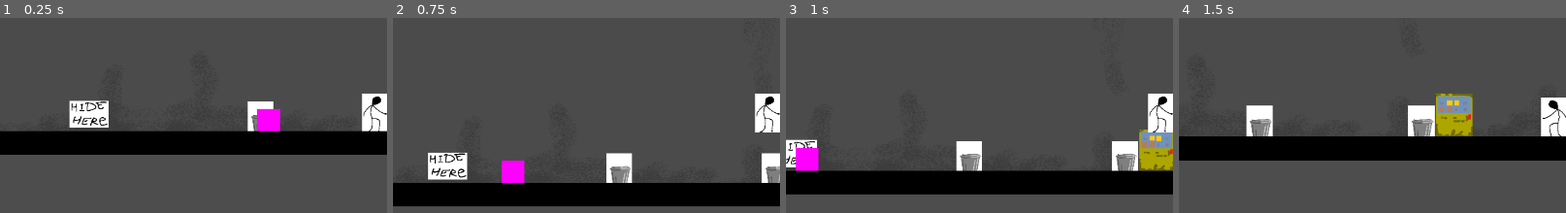
Above: before the commit, frames 1-4 (left to right).
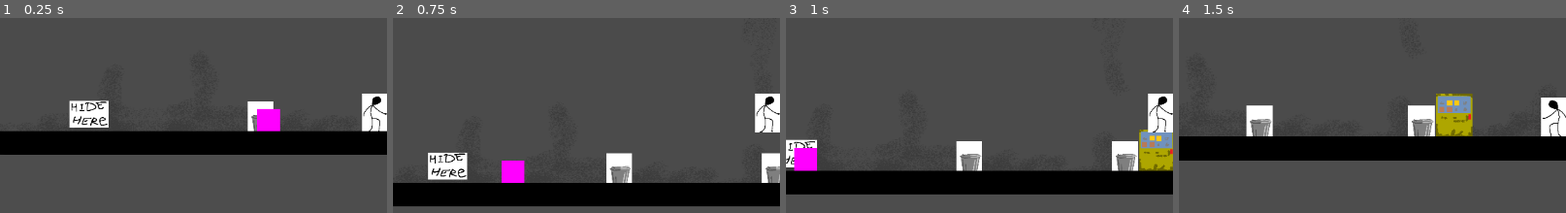
Above: after the commit, the same moments.

Repository: vladraculaIII/Horror
Game: Godot game, scene res://scenes/main_game.tscn
Same seed, same stepped clock (60 frames per second), same inputs: the game is played once before the commit and once after it. The engine's default icon, where the game draws it, is replaced by a stand-in: a white triangle on a blue panel in a dark square.
Inputs (mouse positions are % of the whole screen's width and height, from its top left):
- Up to frame 1 (0.25 s): no input
- Up to frame 2 (0.75 s): tap Enter (ui_accept) at 0.5 s; move the mouse to (72, 40) at 0.52 s; hold D (right) from 0.53 s (still down); tap E (interact) at 0.6 s
- Up to frame 3 (1 s): keep holding D (right); tap Enter (ui_accept) at 0.77 s
- Up to frame 4 (1.5 s): keep holding D (right); move the mouse to (30, 51) at 1.27 s; tap Shift (sprint) at 1.35 s
The pictures show only the part of the screen within x 2-52%, y 50-100%; the shares and areas given below are measured in that part.

Frames 1-2 are identical in both runs. In frame 3, 0.1% of the frame differs, in the area x 2-9%, y 66-79%; in frame 4, nothing differs.

Commit message:
Monster search random obj + better movement +  some other fixes

Diff:
--- a/scripts/MonsterMovement.gd
+++ b/scripts/MonsterMovement.gd
@@ -1,66 +1,49 @@
 extends RigidBody2D
 
 @export var speed = 200
-@export var maxSpeed = 500
 @onready var player = $"../Player"
 @onready var hidingTimer = $Timer
+@onready var targetsToCamp = get_tree().get_nodes_in_group("hideable_object")
 
 
 var states = ['Bushcamp', 'Follow', 'Search']
-var currentState = 0
+var currentState = 2
+
 var looksForSpot = true
+var searchSpotArrayIndex = 0
 
 func _process(delta):
 	if (currentState == 0):
 		Bushcamp(delta)
-	if (currentState == 1):
+	elif (currentState == 1):
 		Follow(delta)
-	if (currentState == 2):
+	elif (currentState == 2):
 		Search(delta)
 
 func Bushcamp(delta: float):
-
-	#This complicated mess finds the closest hideable object on the X axis
 	if looksForSpot:
-		var targetsToCamp = get_tree().get_nodes_in_group("hideable_object")
 		var distanceArray = []
 		var targetPosition
 		var targetToHideIn
 
+		#finds the closest object on x-axis
 		for obj in targetsToCamp:
-			if distanceArray.size() > 0:
-				var previousTargetPos = targetPosition
-				targetPosition = obj.position - position
-				if abs(targetPosition.x) < abs(previousTargetPos.x):
-					targetToHideIn = targetPosition
-				else:
-					targetToHideIn = previousTargetPos
-			else:
-				targetPosition = obj.position - position
-			distanceArray.insert(distanceArray.size(), targetPosition)
-
-		#And this copy of Oskar's code moves the monster towards it
-		#However, if the target has a different Y, it moves slower (depending on how big Y difference is)
-		#Because I blatanty stole it, his code has the same issue (or a feature)
-		var movementVector = targetToHideIn.normalized()
-		linear_velocity = Vector2(clamp(movementVector.x * speed, -maxSpeed, maxSpeed), linear_velocity.y)
-	else:
-		#Something was moving the monster while nothing was impacting its position
-		#So I set the x Force in the Constant Forces field from 3 to 0
-		#It fixed it but idk what I did
-		pass
+			distanceArray.append(abs(obj.position.x - position.x))
+			targetToHideIn = targetsToCamp[distanceArray.find(distanceArray.min())].position
+		moveTowardsPoint(targetToHideIn, 5) #I set the precision to 5 as it made the monster stop reliably in a hiding spot.
 
 func Follow(delta: float):
-	var monsterPosition = position
-	var playerPosition =  player.position
-	var movementDirection = playerPosition - monsterPosition
-	var movementVector = movementDirection.normalized()
-	linear_velocity = Vector2(clamp(movementVector.x * speed, -maxSpeed, maxSpeed), linear_velocity.y)
+	moveTowardsPoint(player.position, 0)
 
 func Search(delta: float):
-	pass
+	var searchSpots = targetsToCamp #hopefully this is a hard copy
 
-
+	#reshuffles the search array if no valid entries are left
+	if searchSpots.size() <= searchSpotArrayIndex:
+		searchSpotArrayIndex = 0
+		searchSpots.shuffle()
+	var searchspot = searchSpots[searchSpotArrayIndex].position
+	moveTowardsPoint(searchspot, 5)
 
 func setState(state : int):
 	currentState = clamp(state, 0, states.size())
@@ -75,3 +58,16 @@
 func _on_timer_timeout():
 	looksForSpot = false
 	print("ready")
+
+func moveTowardsPoint(point : Vector2, precision : float):
+	#This only works because the movement is supposed to be one dimensional.
+	var movementDistance = point - position
+
+	if movementDistance.x > abs(precision):
+		linear_velocity = Vector2(speed, linear_velocity.y)
+
+	elif movementDistance.x < -abs(precision):
+		linear_velocity = Vector2(-speed, linear_velocity.y)
+
+	else:
+		linear_velocity = Vector2.ZERO
